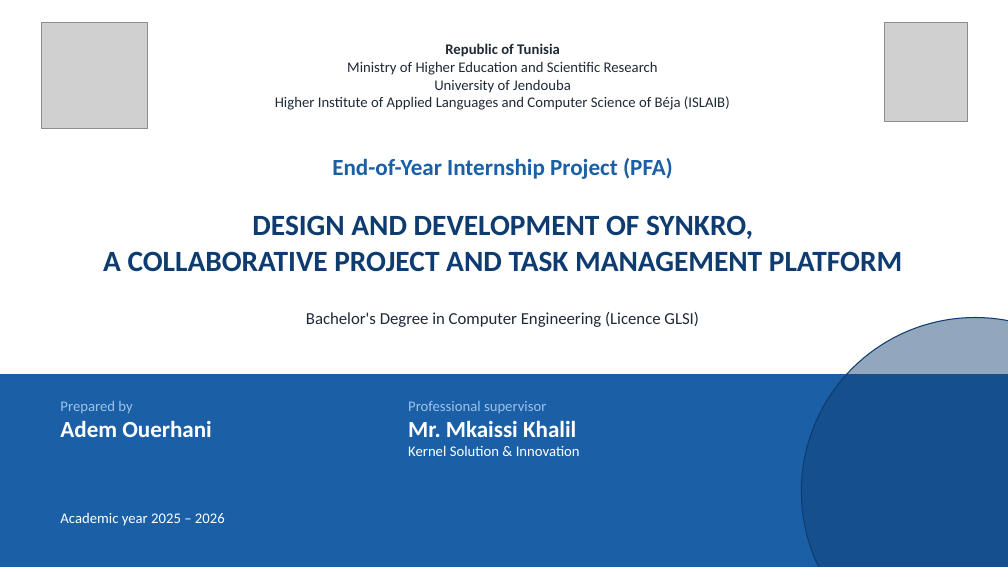
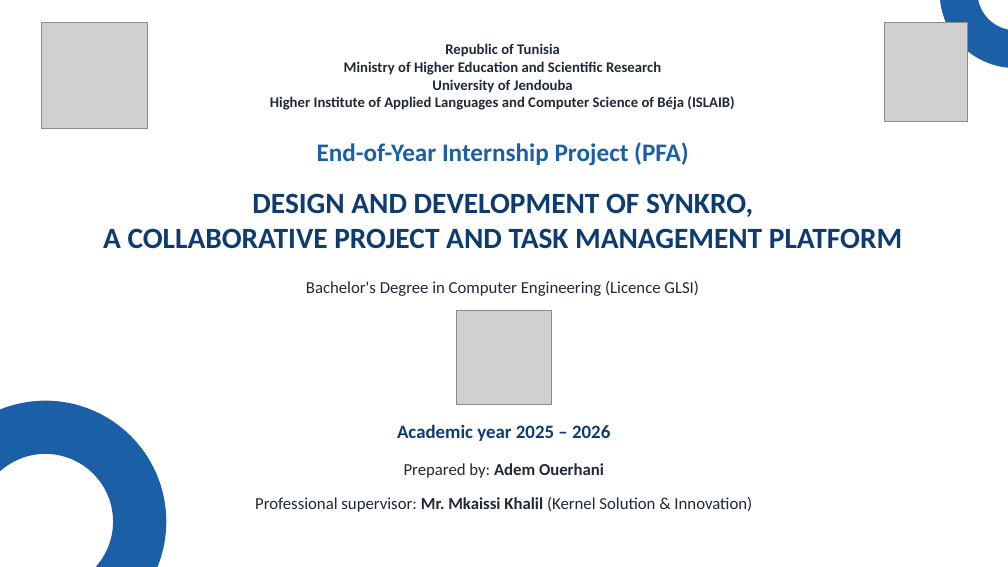
Before and after one commit to domdomxy/synkro, a slide deck: slide 1 of Synkro_PFA_Defense.pptx. Drawn at 1008x567 pixels with LibreOffice and Linux fonts; fonts in the diff are those of the drawing; grey boxes stand for pictures. Boxes give left, top, right and bottom in pixels: in the first picture for what was removed or moved away, otherwise in the second. Text is boxed around its words. In the diff, an @@ line names an element or a change of style, - is before the commit and + after.

```diff
--- a/Synkro_PFA_Defense.pptx
+++ b/Synkro_PFA_Defense.pptx
@@ donut added at (x1=940, y1=0, x2=1008, y2=68), fill #1B5FA6 @@
@@ text at (x1=270, y1=61, x2=734, y2=110): bold on in "Ministry of Higher Education and Scientific Research", "University of Jendouba", "Higher Institute of Applied Languages and Computer ..." @@
@@ text "End-of-Year Internship Project (PFA)" moved from (x1=332, y1=158, x2=673, y2=179) to (x1=317, y1=142, x2=688, y2=166) @@
@@ text "End-of-Year Internship Project (PFA)" at (x1=317, y1=142, x2=688, y2=166): size 22 to 24 pt @@
@@ text "DESIGN AND DEVELOPMENT OF SYNKRO," moved from (x1=103, y1=215, x2=902, y2=272) to (x1=103, y1=193, x2=902, y2=249) @@
@@ text "Bachelor's Degree in Computer Engineering ..." moved from (x1=306, y1=312, x2=699, y2=327) to (x1=306, y1=281, x2=699, y2=296) @@
@@ picture added at (x1=457, y1=310, x2=551, y2=405) @@
@@ ellipse removed at (x1=802, y1=318, x2=1008, y2=567) @@
@@ rectangle removed at (x1=0, y1=374, x2=1008, y2=567) @@
@@ donut added at (x1=0, y1=401, x2=166, y2=567), fill #1B5FA6 @@
@@ text "Academic year 2025 – 2026" moved from (x1=60, y1=513, x2=225, y2=526) to (x1=397, y1=424, x2=610, y2=441) @@
@@ text "Academic year 2025 – 2026" at (x1=397, y1=424, x2=610, y2=441): size 14 to 18 pt, text colour #FFFFFF to #0F3C70, bold on; alignment left to centre @@
@@ text "Prepared by: Adem Ouerhani" at (x1=404, y1=463, x2=604, y2=478): vertical alignment top to middle @@
@@ text at (x1=404, y1=463, x2=604, y2=478): text changed; size 22 to 16 pt; text colour #FFFFFF to #1F2A37 @@
-Prepared by
-Adem Ouerhani
+Prepared by: Adem Ouerhani
@@ text "Professional supervisor: Mr. Mkaissi Khalil ..." at (x1=255, y1=497, x2=752, y2=512): vertical alignment top to middle @@
@@ text at (x1=255, y1=497, x2=752, y2=512): text changed; size 14 to 16 pt; text colour #FFFFFF to #1F2A37 @@
-Professional supervisor
-Mr. Mkaissi Khalil
-Kernel Solution & Innovation
+Professional supervisor: Mr. Mkaissi Khalil (Kernel Solution & Innovation)
```
Also in this commit, not shown: 24 other slides changed, 2 slides removed, 1 other file.
